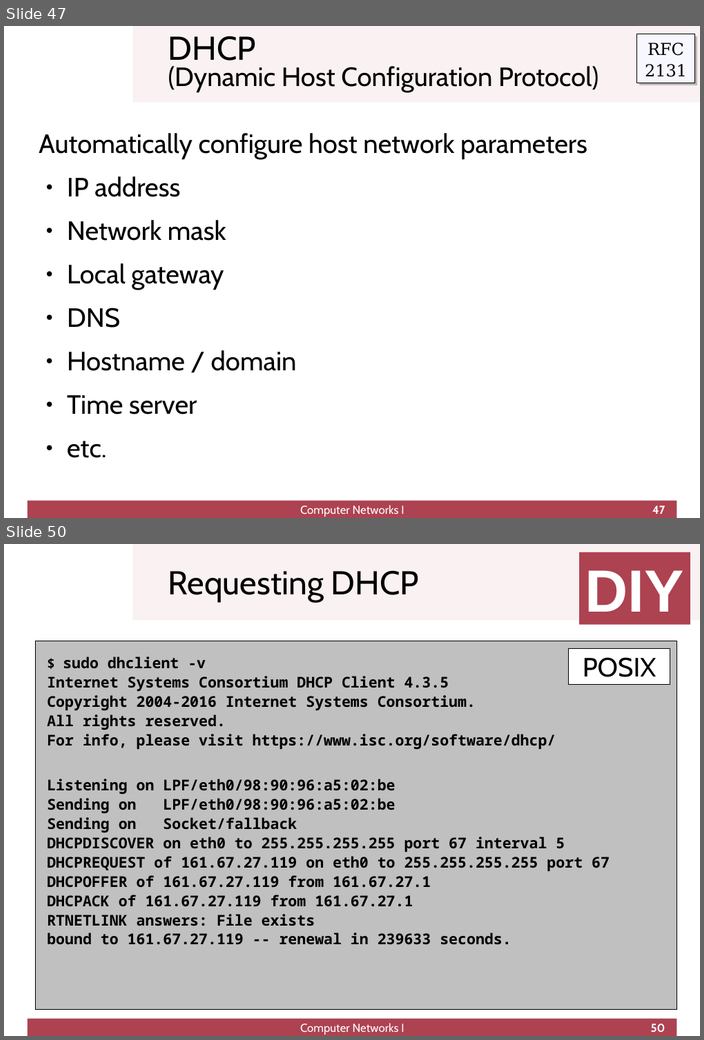
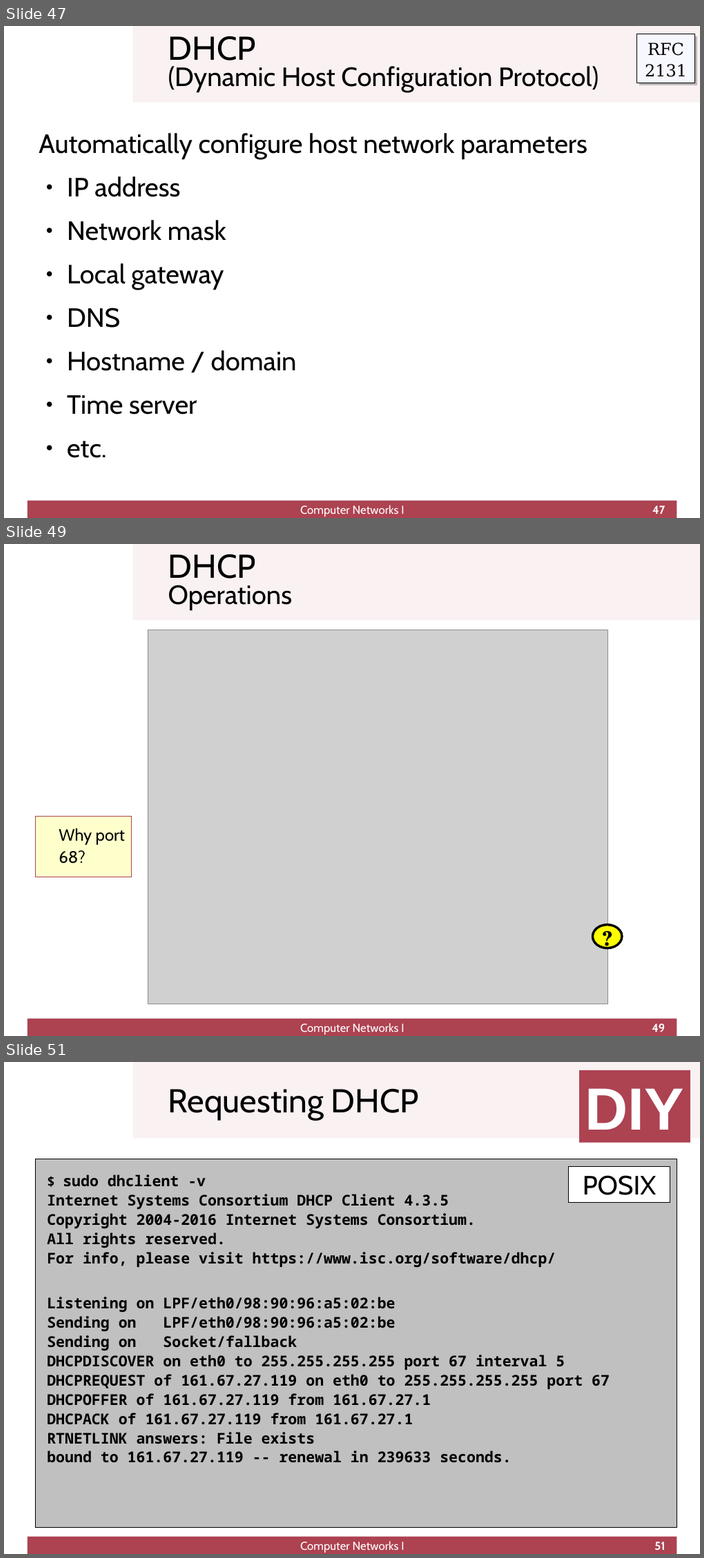
Before and after one commit to cletomartin/redes1, a slide deck: slides/network.odp. Shown one above the other, each under a label of ours: slides 47 and 50 before the commit, slides 47, 49 and 51 after it; the slides between them are not shown. The pictures are 704x1040 and 704x1558 pixels, drawn with LibreOffice and Linux fonts; fonts in the diff are those of the drawing; grey boxes stand for pictures; background and template pictures are left out. Boxes give left, top, right and bottom in pixels: in the first picture for what was removed or moved away, otherwise in the second. Text is boxed around its words. In the diff, an @@ line names an element or a change of style, - is before the commit and + after.

```diff
--- a/slides/network.odp
+++ b/slides/network.odp
@@ slide 49 added at (x1=4, y1=544, x2=700, y2=1036), background #FFFFFF; not listed: 2 template elements that a slide beside it also shows @@
@@ title added at (x1=168, y1=554, x2=292, y2=611), 32 pt, text #000000 @@
+DHCP
+Operations
@@ picture added at (x1=148, y1=630, x2=607, y2=1004) @@
@@ rectangle added at (x1=36, y1=817, x2=132, y2=877), fill #FFFF99 at 50% opacity, outline #AD4251 0 pt, 20 pt, text #000000 @@
+Why port 68?
@@ ellipse added at (x1=593, y1=925, x2=622, y2=948), fill #FFFF00, outline #000000 2.83 pt @@
@@ text added at (x1=600, y1=923, x2=614, y2=952), 24 pt, text #000000, bold @@
+?
@@ text added at (x1=300, y1=1023, x2=404, y2=1035), 14 pt, text #FFFFFF @@
+Computer Networks I
@@ page number added at (x1=651, y1=1024, x2=664, y2=1032), 14 pt, text #FFFFFF, bold @@
+49
@@ what was slide 50 is now slide 51 @@
@@ page number at (x1=654, y1=1542, x2=664, y2=1550): text changed @@
-50
+51
```
Also in this commit, not shown: 5 slides changed, 1 other file.
